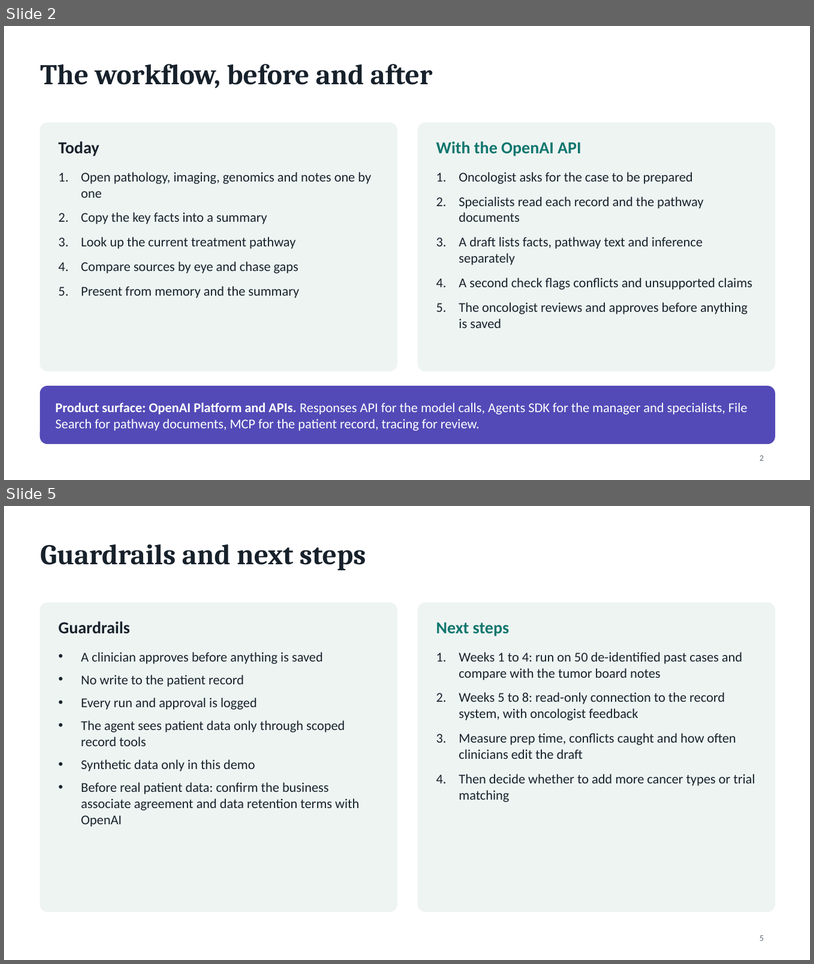
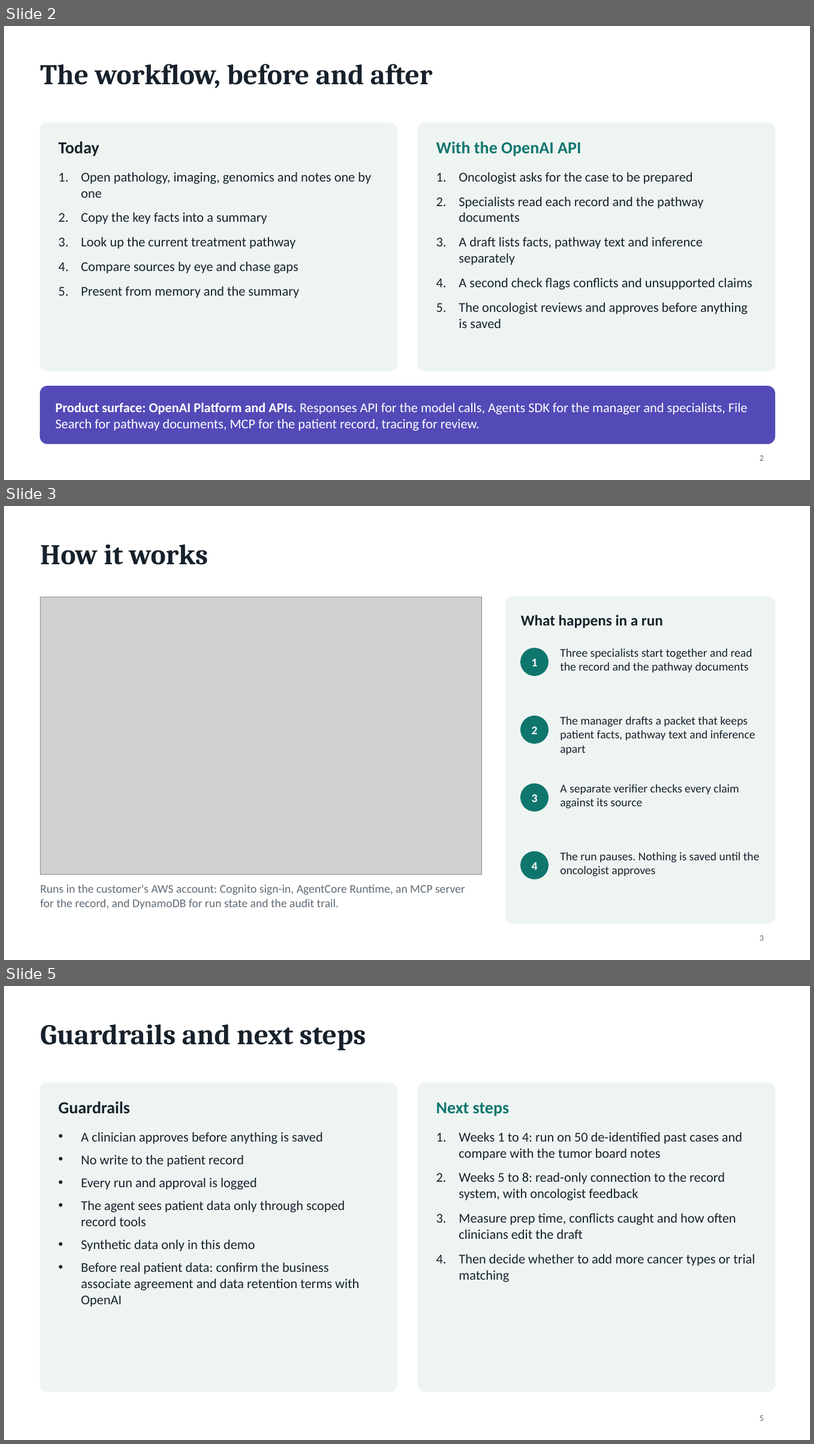
Before and after one commit to rpmish99/oncology-case-prep-demo, a slide deck: deck/case-prep-deck.pptx. Shown one above the other, each under a label of ours: slides 2 and 5 before the commit, slides 2, 3 and 5 after it; the slides between them are not shown. The pictures are 814x964 and 814x1444 pixels, drawn with LibreOffice and Linux fonts; fonts in the diff are those of the drawing; grey boxes stand for pictures. Boxes give left, top, right and bottom in pixels: in the first picture for what was removed or moved away, otherwise in the second. Text is boxed around its words. In the diff, an @@ line names an element or a change of style, - is before the commit and + after.

Commit message:
Faster runs, trace and usage stats, evaluation, clinical UI, audit trail, daily run cap

```diff
--- a/deck/case-prep-deck.pptx
+++ b/deck/case-prep-deck.pptx
@@ slide 3 added at (4,506,810,960), background #FFFFFF @@
@@ title added at (40,544,209,565), 34 pt, text #17212B, bold @@
+How it works
@@ picture added at (40,597,482,874) @@
@@ rounded rectangle added at (506,597,776,924), fill #EEF4F2, outline #EEF4F2 1 pt @@
@@ text added at (521,615,663,628), 18 pt, text #17212B, bold @@
+What happens in a run
@@ ellipse added at (521,648,548,675), fill #0F766E, outline #0F766E 1 pt @@
@@ text added at (560,648,753,672), 14 pt, text #17212B @@
+Three specialists start together and read the record and the pathway documents
@@ text added at (532,658,538,666), 14 pt, text #FFFFFF, bold @@
+1
@@ ellipse added at (521,716,548,743), fill #0F766E, outline #0F766E 1 pt @@
@@ text added at (560,716,756,754), 14 pt, text #17212B @@
+The manager drafts a packet that keeps patient facts, pathway text and inference apart
@@ text added at (532,726,538,734), 14 pt, text #FFFFFF, bold @@
+2
@@ ellipse added at (521,784,548,811), fill #0F766E, outline #0F766E 1 pt @@
@@ text added at (560,784,739,808), 14 pt, text #17212B @@
+A separate verifier checks every claim against its source
@@ text added at (532,794,538,802), 14 pt, text #FFFFFF, bold @@
+3
@@ ellipse added at (521,852,548,879), fill #0F766E, outline #0F766E 1 pt @@
@@ text added at (532,862,538,870), 14 pt, text #FFFFFF, bold @@
+4
@@ text added at (560,852,760,876), 14 pt, text #17212B @@
+The run pauses. Nothing is saved until the oncologist approves
@@ text added at (40,884,465,909), 14 pt, text #5F6B76 @@
+Runs in the customer's AWS account: Cognito sign-in, AgentCore Runtime, an MCP server for the record, and DynamoDB for run state and the audit trail.
@@ page number added at (760,935,764,940), 10 pt, text #5F6B76 @@
+3
```
Also in this commit, not shown: 1 slide changed, 1 slide removed, 25 other files.
